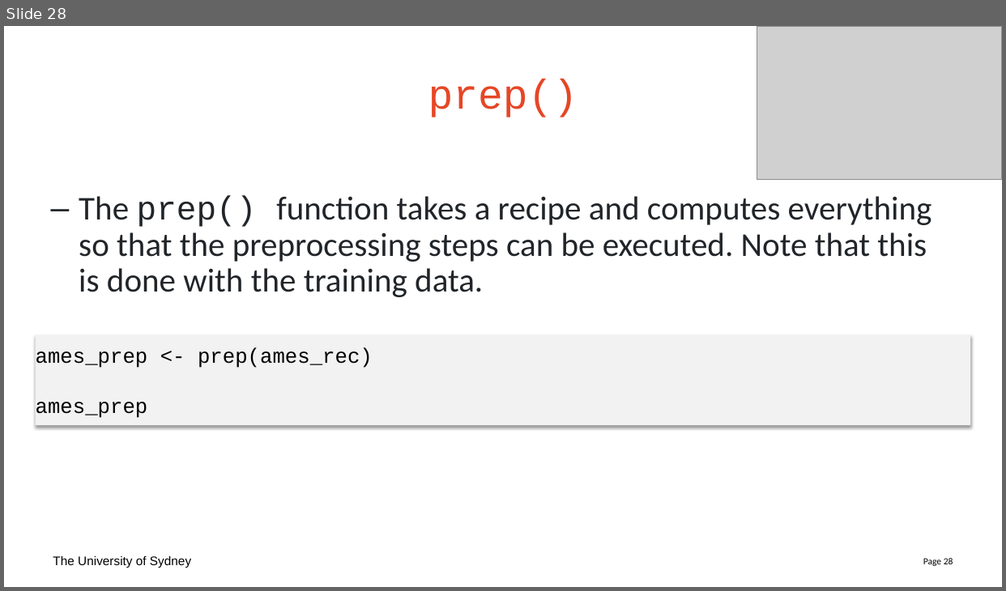
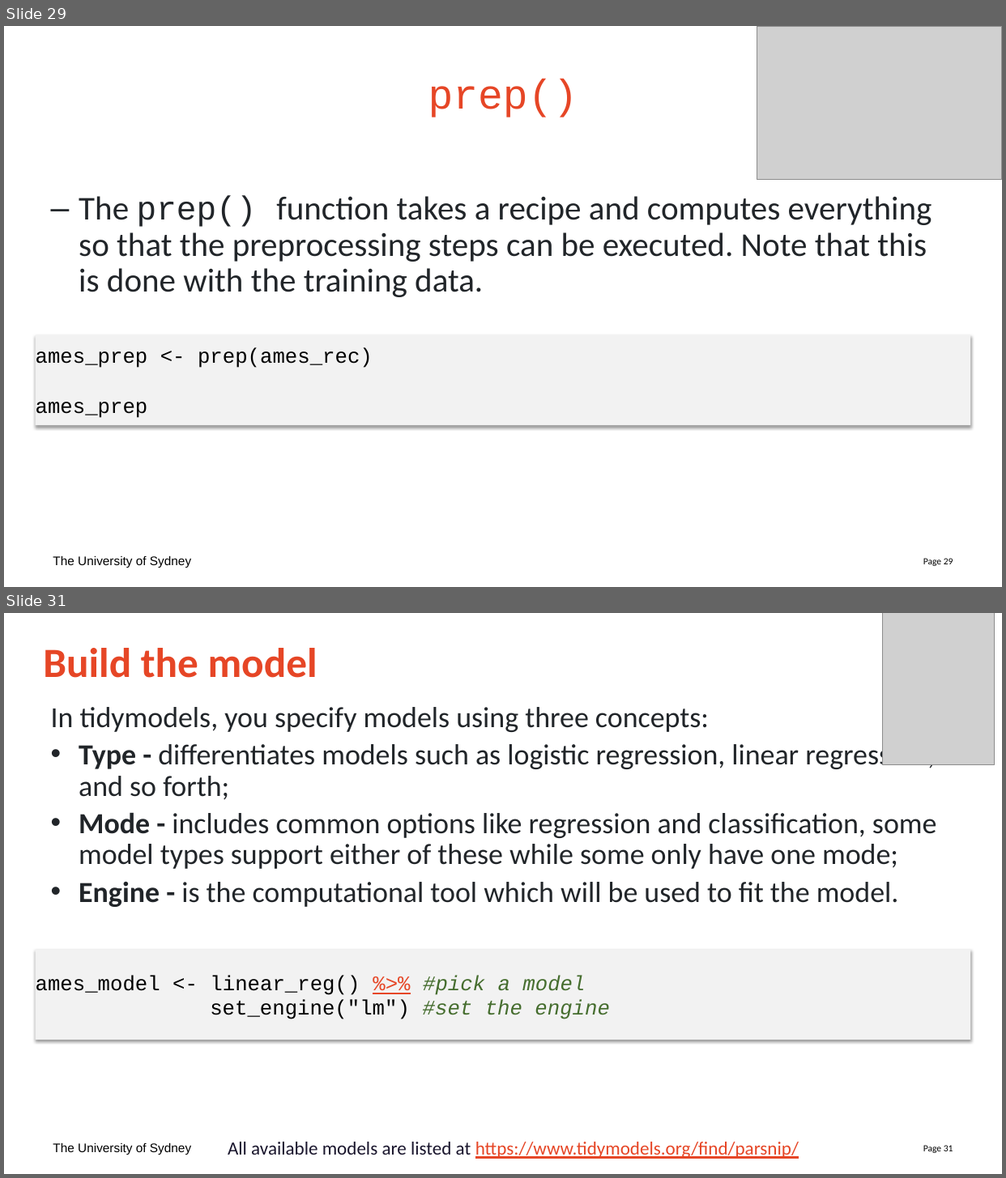
Before and after one commit to Sydney-Informatics-Hub/lessons_mlr_tidymodels, a slide deck: slides/slides.pptx. Shown one above the other, each under a label of ours: slide 28 before the commit, slides 29 and 31 after it; the slides between them are not shown. The pictures are 1006x591 and 1006x1178 pixels, drawn with LibreOffice and Linux fonts; fonts in the diff are those of the drawing; grey boxes stand for pictures. Boxes give left, top, right and bottom in pixels: in the first picture for what was removed or moved away, otherwise in the second. Text is boxed around its words. In the diff, an @@ line names an element or a change of style, - is before the commit and + after.

```diff
--- a/slides/slides.pptx
+++ b/slides/slides.pptx
@@ slide 31 added at bbox=[4, 613, 1002, 1174], background #FFFFFF; not listed: 2 template elements that a slide beside it also shows @@
@@ picture added at bbox=[883, 613, 995, 765] @@
@@ title added at bbox=[43, 648, 317, 678], 40 pt, text #E64626, bold @@
+Build the model
@@ text added at bbox=[51, 707, 937, 907], 28 pt, text #212529 @@
+In tidymodels, you specify models using three concepts:
+• Type - differentiates models such as logistic regression, linear regression, and so forth;
+• Mode - includes common options like regression and classification, some model types support either of these while some only have one mode;
+• Engine - is the computational tool which will be used to fit the model.
@@ rectangle added at bbox=[36, 950, 971, 1041], fill #F2F2F2, 20 pt, text #000000 @@
+ames_model <- linear_reg() %>% #pick a model
+set_engine("lm") #set the engine
@@ text added at bbox=[228, 1142, 799, 1159], 18 pt, text #E64626, underline @@
+All available models are listed at https://www.tidymodels.org/find/parsnip/
@@ what was slide 28 is now slide 29 @@
@@ page number at bbox=[923, 558, 953, 566]: text changed @@
-Page 28
+Page 29
```
Also in this commit, not shown: 3 slides changed, 15 other slides added, 8 other files.
